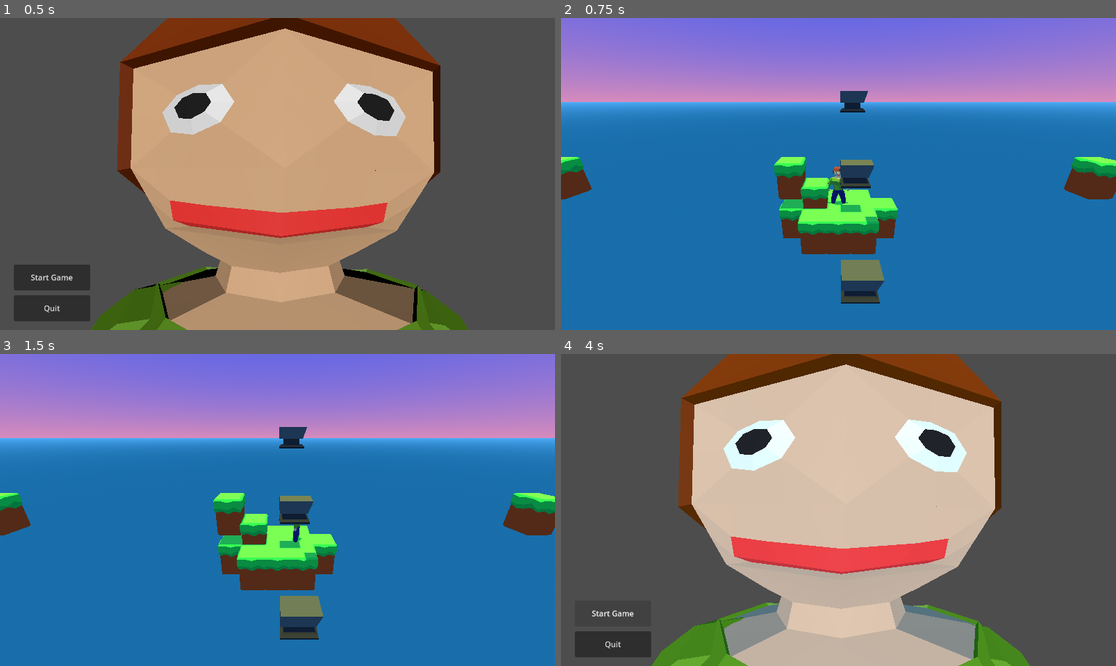
Above: before the commit, frames 1-4 (two rows, left to right).
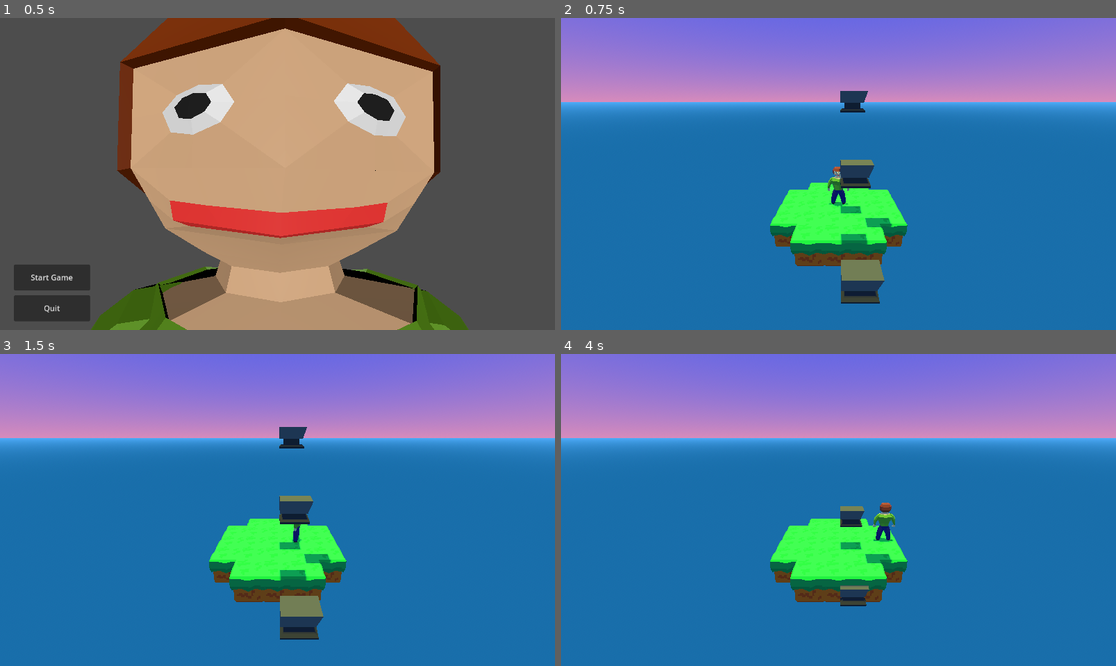
Above: after the commit, the same moments.

Repository: shamotte/rpg-death-jam
Game: Godot game, scene res://scenes/main_menu.tscn
Two runs of this game, one before a commit and one after it. Both use one fixed random seed, a clock stepped at 60 frames per second and the inputs below.
Inputs:
- Up to frame 1 (0.5 s): no input
- Up to frame 2 (0.75 s): click "Start Game" at 0.5 s
- Up to frame 3 (1.5 s): tap Enter at 1.25 s; hold Right (move_right) from 1.28 s (still down)
- Up to frame 4 (4 s): tap Space at 1.52, 2, 2.27, 3.77 s; release Right (move_right) at 2.03 s; hold Down (move_down) 2.03-2.78 s; tap Enter at 2.75 s; hold Right (move_right) 2.78-3.53 s; hold Up (move_up) from 3.53 s (still down)

Frame 1 is identical in both runs. In frame 2, 6.9% of the frame differs, in the area x 0-100%, y 44-80%; in frame 3, 6.9%; in frame 4, 100%, in the area x 0-100%, y 0-100%.

Commit message:
Better(?) ground tiles

Diff:
--- /dev/null
+++ b/objects/ground_tile/grass/grass_tile.tscn
@@ -0,0 +1,10 @@
+[gd_scene load_steps=3 format=3 uid="uid://7i2r8txvxp7f"]
+
+[ext_resource type="Script" path="res://objects/ground_tile/ground_tile.gd" id="1_1t4d4"]
+[ext_resource type="PackedScene" uid="uid://d3s05hy4girbm" path="res://objects/ground_tile/grass/ground_tile.gltf" id="2_1vhjk"]
+
+[node name="GrassTile" type="Node3D" groups=["grid_element"]]
+script = ExtResource("1_1t4d4")
+
+[node name="blockbench_export" parent="." instance=ExtResource("2_1vhjk")]
+transform = Transform3D(1, 0, 0, 0, 1, 0, 0, 0, 1, 0, -0.06, 0)
--- /dev/null
+++ b/objects/ground_tile/ground_tile_alt.tscn
@@ -0,0 +1,7 @@
+[gd_scene load_steps=3 format=3 uid="uid://7qfbx1tnq8ky"]
+
+[ext_resource type="PackedScene" uid="uid://ckwj7xj75a521" path="res://objects/ground_tile/ground_tile_alt.gltf" id="1_lywth"]
+[ext_resource type="Script" path="res://objects/ground_tile/ground_tile.gd" id="2_4dv6e"]
+
+[node name="GroundTileAlt" groups=["grid_element"] instance=ExtResource("1_lywth")]
+script = ExtResource("2_4dv6e")
--- a/objects/player/player.tscn
+++ b/objects/player/player.tscn
@@ -6,6 +6,21 @@
 [ext_resource type="PackedScene" uid="uid://67dw5stm6qds" path="res://objects/player/human22.glb" id="2_h5smf"]
 
 [sub_resource type="CapsuleMesh" id="CapsuleMesh_g4dq6"]
+
+[sub_resource type="Animation" id="Animation_twqc7"]
+length = 0.001
+tracks/0/type = "value"
+tracks/0/imported = false
+tracks/0/enabled = true
+tracks/0/path = NodePath("Visual/Model:position")
+tracks/0/interp = 1
+tracks/0/loop_wrap = true
+tracks/0/keys = {
+"times": PackedFloat32Array(0),
+"transitions": PackedFloat32Array(1),
+"update": 0,
+"values": [Vector3(0, 0, 0)]
+}
 
 [sub_resource type="Animation" id="Animation_weu2i"]
 resource_name = "death"
@@ -20,21 +35,6 @@
 "transitions": PackedFloat32Array(6.06286, 1),
 "update": 0,
 "values": [Vector3(0, 0, 0), Vector3(0, -10, 0)]
-}
-
-[sub_resource type="Animation" id="Animation_twqc7"]
-length = 0.001
-tracks/0/type = "value"
-tracks/0/imported = false
-tracks/0/enabled = true
-tracks/0/path = NodePath("Visual/Model:position")
-tracks/0/interp = 1
-tracks/0/loop_wrap = true
-tracks/0/keys = {
-"times": PackedFloat32Array(0),
-"transitions": PackedFloat32Array(1),
-"update": 0,
-"values": [Vector3(0, 0, 0)]
 }
 
 [sub_resource type="AnimationLibrary" id="AnimationLibrary_j811j"]
--- a/scenes/main_scene.tscn
+++ b/scenes/main_scene.tscn
@@ -4,8 +4,8 @@
 [ext_resource type="Script" path="res://grid.gd" id="1_vx12u"]
 [ext_resource type="PackedScene" uid="uid://cxo04kudaw137" path="res://objects/player/player.tscn" id="2_6u2a3"]
 [ext_resource type="PackedScene" uid="uid://kcne7vfwqlht" path="res://objects/anvil/anvil_activator.tscn" id="3_x5n1l"]
+[ext_resource type="PackedScene" uid="uid://7i2r8txvxp7f" path="res://objects/ground_tile/grass/grass_tile.tscn" id="3_yp68r"]
 [ext_resource type="PackedScene" uid="uid://3wt40i73oolg" path="res://ui/quit.tscn" id="5_y0fn4"]
-[ext_resource type="PackedScene" uid="uid://c4xnuhyh7kkis" path="res://objects/ground_tile/ground_tile.tscn" id="6_wffni"]
 
 [sub_resource type="ProceduralSkyMaterial" id="ProceduralSkyMaterial_x8kc5"]
 sky_top_color = Color(0.283913, 0.367826, 0.934389, 1)
@@ -63,49 +63,70 @@
 [node name="Anvil3" parent="Tiles/gatherer" instance=ExtResource("1_abngx")]
 transform = Transform3D(1, 0, 0, 0, 1, 0, 0, 0, 1, 2, 16, 2)
 
-[node name="GroundTile" parent="Tiles" instance=ExtResource("6_wffni")]
+[node name="Tiles" type="Node3D" parent="Tiles" groups=["grid_container"]]
 
-[node name="GroundTile6" parent="Tiles" instance=ExtResource("6_wffni")]
+[node name="GrassTile" parent="Tiles/Tiles" instance=ExtResource("3_yp68r")]
+transform = Transform3D(1, 0, 0, 0, 1, 0, 0, 0, 1, 0, -1, 0)
+
+[node name="GrassTile2" parent="Tiles/Tiles" instance=ExtResource("3_yp68r")]
 transform = Transform3D(1, 0, 0, 0, 1, 0, 0, 0, 1, 1, -1, 0)
 
-[node name="GroundTile7" parent="Tiles" instance=ExtResource("6_wffni")]
+[node name="GrassTile3" parent="Tiles/Tiles" instance=ExtResource("3_yp68r")]
+transform = Transform3D(1, 0, 0, 0, 1, 0, 0, 0, 1, -1, -1, 0)
+
+[node name="GrassTile4" parent="Tiles/Tiles" instance=ExtResource("3_yp68r")]
+transform = Transform3D(1, 0, 0, 0, 1, 0, 0, 0, 1, -1, -1, 1)
+
+[node name="GrassTile5" parent="Tiles/Tiles" instance=ExtResource("3_yp68r")]
+transform = Transform3D(1, 0, 0, 0, 1, 0, 0, 0, 1, 0, -1, 1)
+
+[node name="GrassTile6" parent="Tiles/Tiles" instance=ExtResource("3_yp68r")]
+transform = Transform3D(1, 0, 0, 0, 1, 0, 0, 0, 1, 1, -1, 1)
+
+[node name="GrassTile7" parent="Tiles/Tiles" instance=ExtResource("3_yp68r")]
+transform = Transform3D(1, 0, 0, 0, 1, 0, 0, 0, 1, 1, -1, -1)
+
+[node name="GrassTile8" parent="Tiles/Tiles" instance=ExtResource("3_yp68r")]
+transform = Transform3D(1, 0, 0, 0, 1, 0, 0, 0, 1, 0, -1, -1)
+
+[node name="GrassTile9" parent="Tiles/Tiles" instance=ExtResource("3_yp68r")]
+transform = Transform3D(1, 0, 0, 0, 1, 0, 0, 0, 1, -1, -1, -1)
+
+[node name="GrassTile10" parent="Tiles/Tiles" instance=ExtResource("3_yp68r")]
+transform = Transform3D(1, 0, 0, 0, 1, 0, 0, 0, 1, -1, -1, -2)
+
+[node name="GrassTile11" parent="Tiles/Tiles" instance=ExtResource("3_yp68r")]
+transform = Transform3D(1, 0, 0, 0, 1, 0, 0, 0, 1, 0, -1, -2)
+
+[node name="GrassTile12" parent="Tiles/Tiles" instance=ExtResource("3_yp68r")]
+transform = Transform3D(1, 0, 0, 0, 1, 0, 0, 0, 1, 1, -1, -2)
+
+[node name="GrassTile13" parent="Tiles/Tiles" instance=ExtResource("3_yp68r")]
+transform = Transform3D(1, 0, 0, 0, 1, 0, 0, 0, 1, 2, -1, -1)
+
+[node name="GrassTile14" parent="Tiles/Tiles" instance=ExtResource("3_yp68r")]
 transform = Transform3D(1, 0, 0, 0, 1, 0, 0, 0, 1, 2, -1, 0)
 
-[node name="GroundTile8" parent="Tiles" instance=ExtResource("6_wffni")]
-transform = Transform3D(1, 0, 0, 0, 1, 0, 0, 0, 1, -1, -1, 0)
+[node name="GrassTile15" parent="Tiles/Tiles" instance=ExtResource("3_yp68r")]
+transform = Transform3D(1, 0, 0, 0, 1, 0, 0, 0, 1, 2, -1, 1)
 
-[node name="GroundTile9" parent="Tiles" instance=ExtResource("6_wffni")]
-transform = Transform3D(1, 0, 0, 0, 1, 0, 0, 0, 1, -1, -1, 1)
+[node name="GrassTile16" parent="Tiles/Tiles" instance=ExtResource("3_yp68r")]
+transform = Transform3D(1, 0, 0, 0, 1, 0, 0, 0, 1, 1, -1, 2)
 
-[node name="GroundTile10" parent="Tiles" instance=ExtResource("6_wffni")]
-transform = Transform3D(1, 0, 0, 0, 1, 0, 0, 0, 1, 0, -1, 1)
+[node name="GrassTile17" parent="Tiles/Tiles" instance=ExtResource("3_yp68r")]
+transform = Transform3D(1, 0, 0, 0, 1, 0, 0, 0, 1, 0, -1, 2)
 
-[node name="GroundTile11" parent="Tiles" instance=ExtResource("6_wffni")]
-transform = Transform3D(1, 0, 0, 0, 1, 0, 0, 0, 1, 1, -1, 1)
+[node name="GrassTile18" parent="Tiles/Tiles" instance=ExtResource("3_yp68r")]
+transform = Transform3D(1, 0, 0, 0, 1, 0, 0, 0, 1, -1, -1, 2)
 
-[node name="GroundTile12" parent="Tiles" instance=ExtResource("6_wffni")]
-transform = Transform3D(1, 0, 0, 0, 1, 0, 0, 0, 1, 1, -1, -1)
+[node name="GrassTile19" parent="Tiles/Tiles" instance=ExtResource("3_yp68r")]
+transform = Transform3D(1, 0, 0, 0, 1, 0, 0, 0, 1, -2, -1, 1)
 
-[node name="GroundTile13" parent="Tiles" instance=ExtResource("6_wffni")]
-transform = Transform3D(1, 0, 0, 0, 1, 0, 0, 0, 1, 0, -1, -1)
-
-[node name="GroundTile14" parent="Tiles" instance=ExtResource("6_wffni")]
-transform = Transform3D(1, 0, 0, 0, 1, 0, 0, 0, 1, -1, -1, -1)
-
-[node name="GroundTile15" parent="Tiles" instance=ExtResource("6_wffni")]
+[node name="GrassTile20" parent="Tiles/Tiles" instance=ExtResource("3_yp68r")]
 transform = Transform3D(1, 0, 0, 0, 1, 0, 0, 0, 1, -2, -1, 0)
 
-[node name="GroundTile2" parent="Tiles" instance=ExtResource("6_wffni")]
-transform = Transform3D(1, 0, 0, 0, 1, 0, 0, 0, 1, -1, 0, 0)
-
-[node name="GroundTile3" parent="Tiles" instance=ExtResource("6_wffni")]
-transform = Transform3D(1, 0, 0, 0, 1, 0, 0, 0, 1, -2, 1, 0)
-
-[node name="GroundTile4" parent="Tiles" instance=ExtResource("6_wffni")]
-transform = Transform3D(1, 0, 0, 0, 1, 0, 0, 0, 1, -12, 1, 0)
-
-[node name="GroundTile5" parent="Tiles" instance=ExtResource("6_wffni")]
-transform = Transform3D(1, 0, 0, 0, 1, 0, 0, 0, 1, 11, 1, 0)
+[node name="GrassTile21" parent="Tiles/Tiles" instance=ExtResource("3_yp68r")]
+transform = Transform3D(1, 0, 0, 0, 1, 0, 0, 0, 1, -2, -1, -1)
 
 [node name="Player" parent="." instance=ExtResource("2_6u2a3")]
 transform = Transform3D(0.75, 0, 0, 0, 0.75, 0, 0, 0, 0.75, 0, 0, 0)
Binary file changed: objects/ground_tile/grass.png
Binary file added: objects/ground_tile/grass/dirt.png
Not shown, added: objects/ground_tile/grass/dirt.png.import
Binary file added: objects/ground_tile/grass/grass.png
Not shown, added: objects/ground_tile/grass/grass.png.import
Not shown, added: objects/ground_tile/grass/ground_tile.gltf
Not shown, added: objects/ground_tile/grass/ground_tile.gltf.import
Binary file added: objects/ground_tile/grass/ground_tile_0.png
Not shown, added: objects/ground_tile/grass/ground_tile_0.png.import
Binary file added: objects/ground_tile/grass/ground_tile_1.png
Not shown, added: objects/ground_tile/grass/ground_tile_1.png.import
Not shown, added: objects/ground_tile/ground_tile_alt.gltf
(and 7 more such lines)
